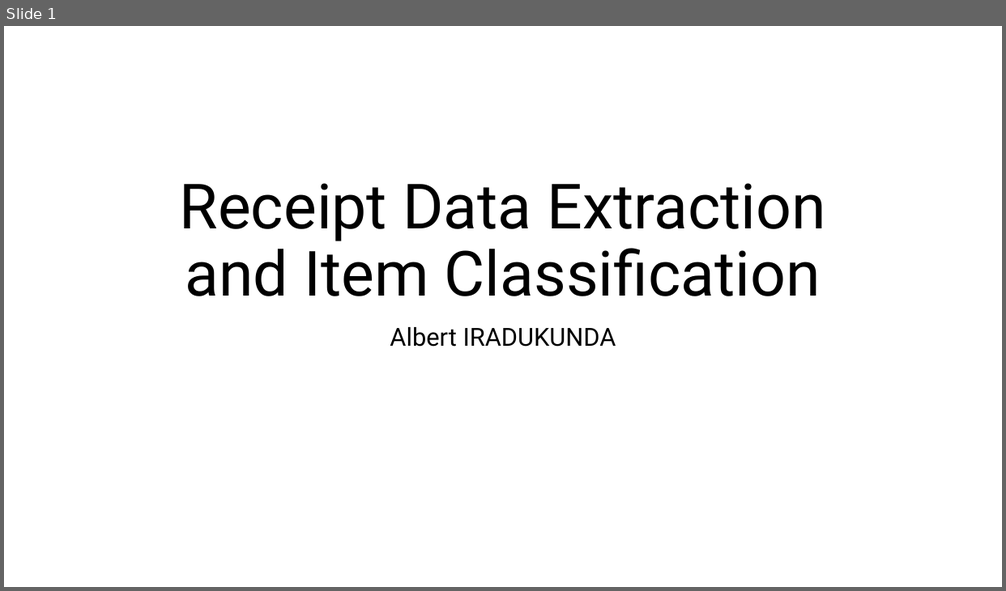
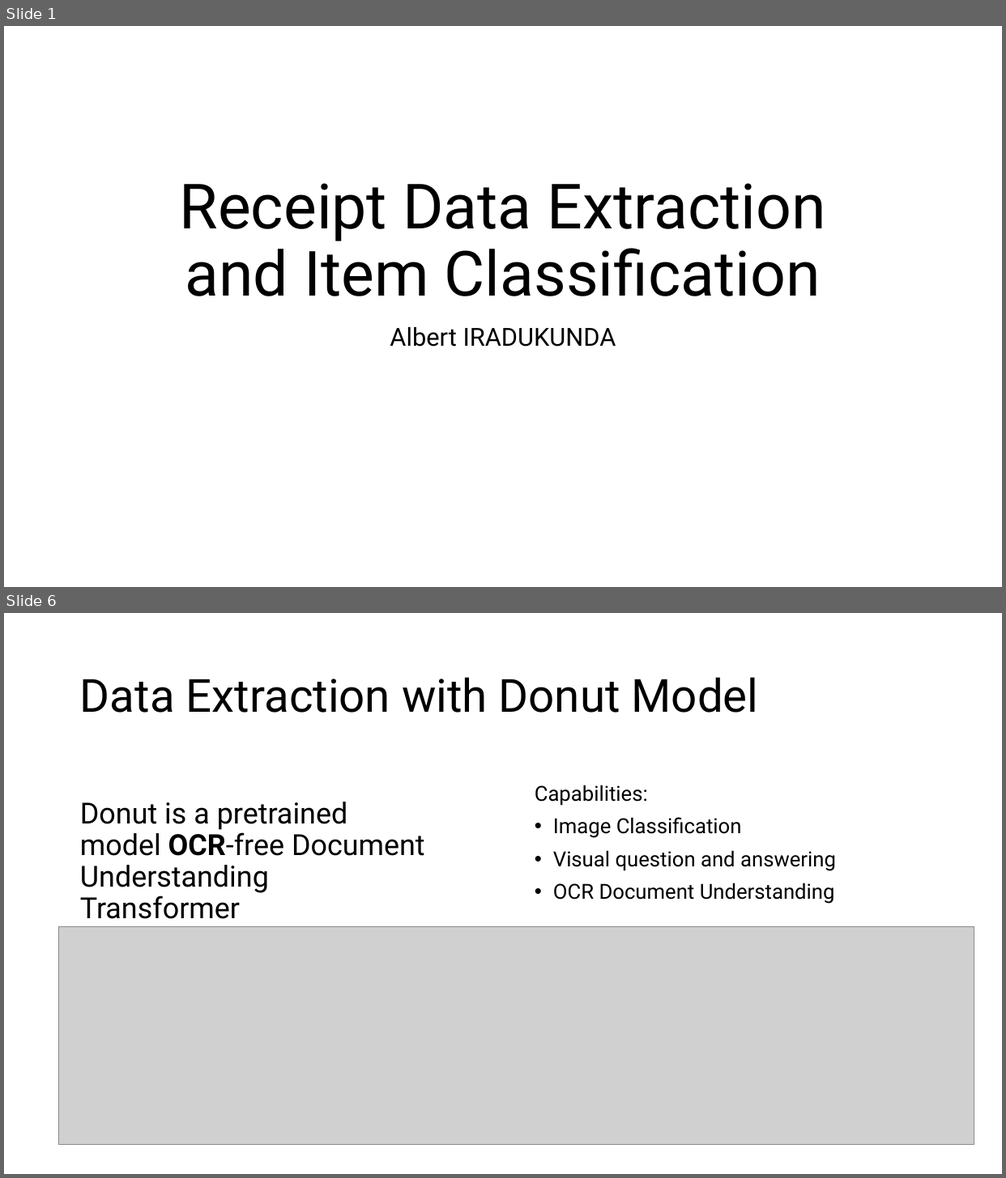
Before and after one commit to iradualbert/dst-receipt-expense, a slide deck: Receipt_Images_Processing.pptx. Shown one above the other, each under a label of ours: slide 1 before the commit, slides 1 and 6 after it; the slides between them are not shown. The pictures are 1006x591 and 1006x1178 pixels, drawn with LibreOffice and Linux fonts; fonts in the diff are those of the drawing; grey boxes stand for pictures. Boxes give left, top, right and bottom in pixels: in the first picture for what was removed or moved away, otherwise in the second. Text is boxed around its words. In the diff, an @@ line names an element or a change of style, - is before the commit and + after.

```diff
--- a/Receipt_Images_Processing.pptx
+++ b/Receipt_Images_Processing.pptx
@@ slide 6 added at (4, 613, 1002, 1174), background #FFFFFF @@
@@ title added at (80, 677, 759, 713), 44 pt, text #000000 @@
+Data Extraction with Donut Model
@@ text added at (80, 802, 425, 919), 28 pt, text #000000 @@
+Donut is a pretrained model OCR-free Document Understanding Transformer
@@ text added at (535, 785, 836, 904), 20 pt, text #000000 @@
+Capabilities:
+• Image Classification
+• Visual question and answering
+• OCR Document Understanding
@@ picture added at (58, 926, 974, 1144) @@
```
Also in this commit, not shown: 5 slides changed, 6 other slides added, 3 slides removed, 3 other files.
